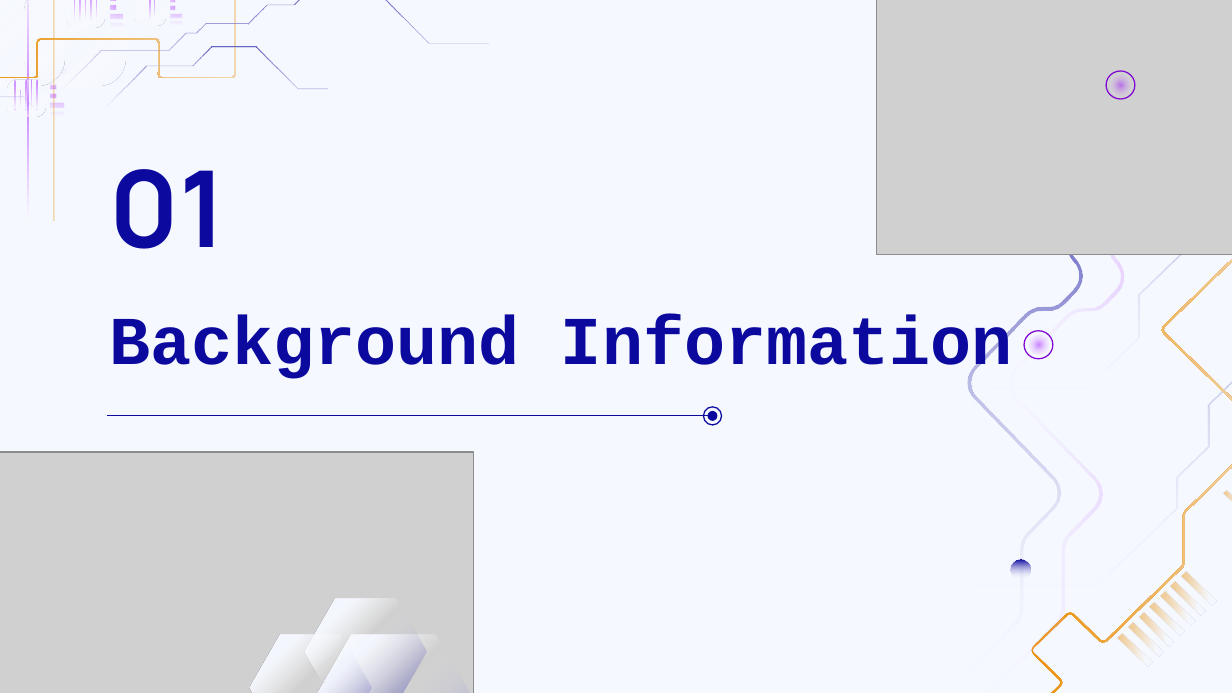
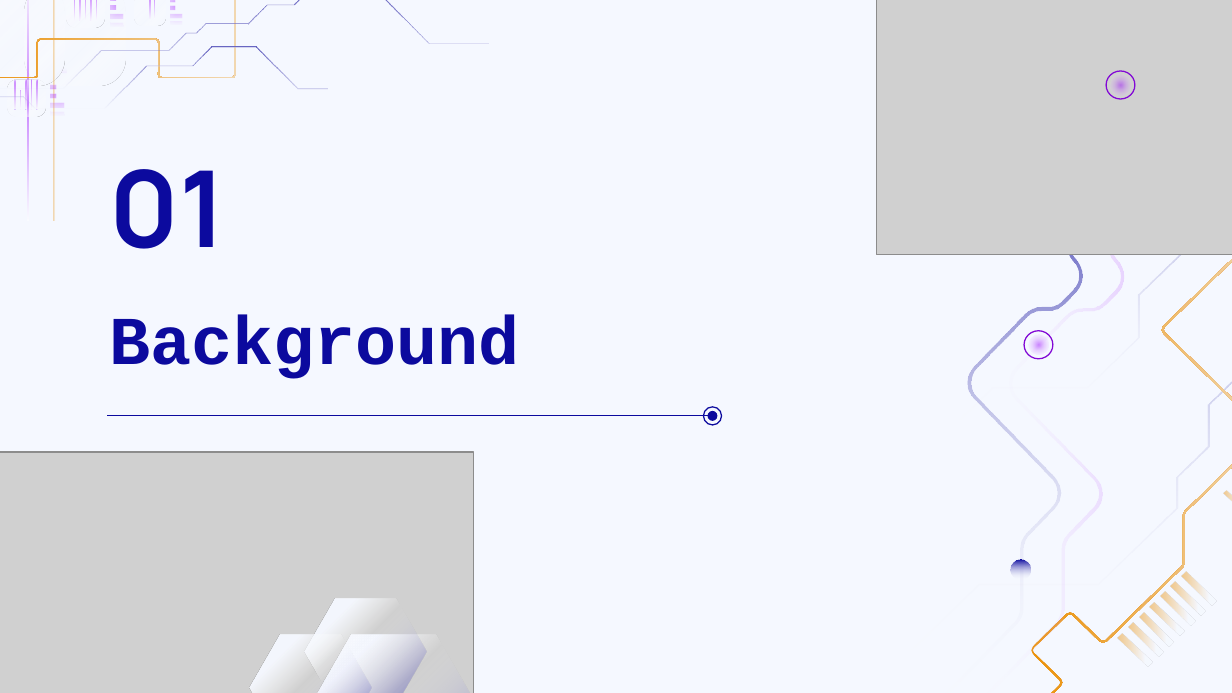
Before and after one commit to Irisi99/SAT4J-API-Fuzzing, a slide deck: slide 3 of Slides.pptx. Drawn at 1232x693 pixels with LibreOffice and Linux fonts; fonts in the diff are those of the drawing; grey boxes stand for pictures. Boxes give left, top, right and bottom in pixels: in the first picture for what was removed or moved away, otherwise in the second. Text is boxed around its words. In the diff, an @@ line names an element or a change of style, - is before the commit and + after.

```diff
--- a/Slides.pptx
+++ b/Slides.pptx
@@ title at [109, 315, 520, 379]: text changed @@
-Background Information
+Background
```
Also in this commit, not shown: 15 other slides changed, 14 slides added, 5 slides removed.
